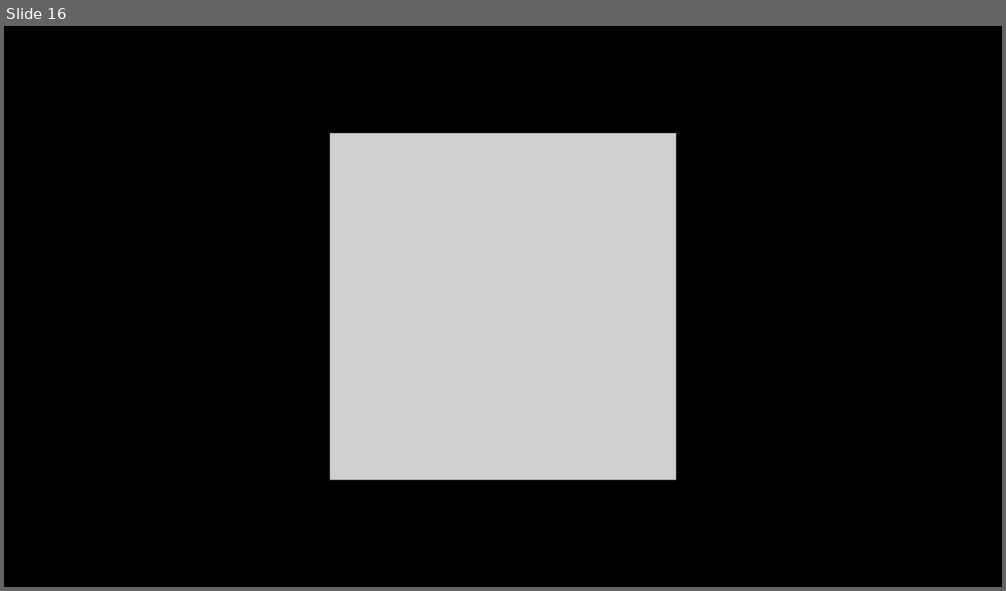
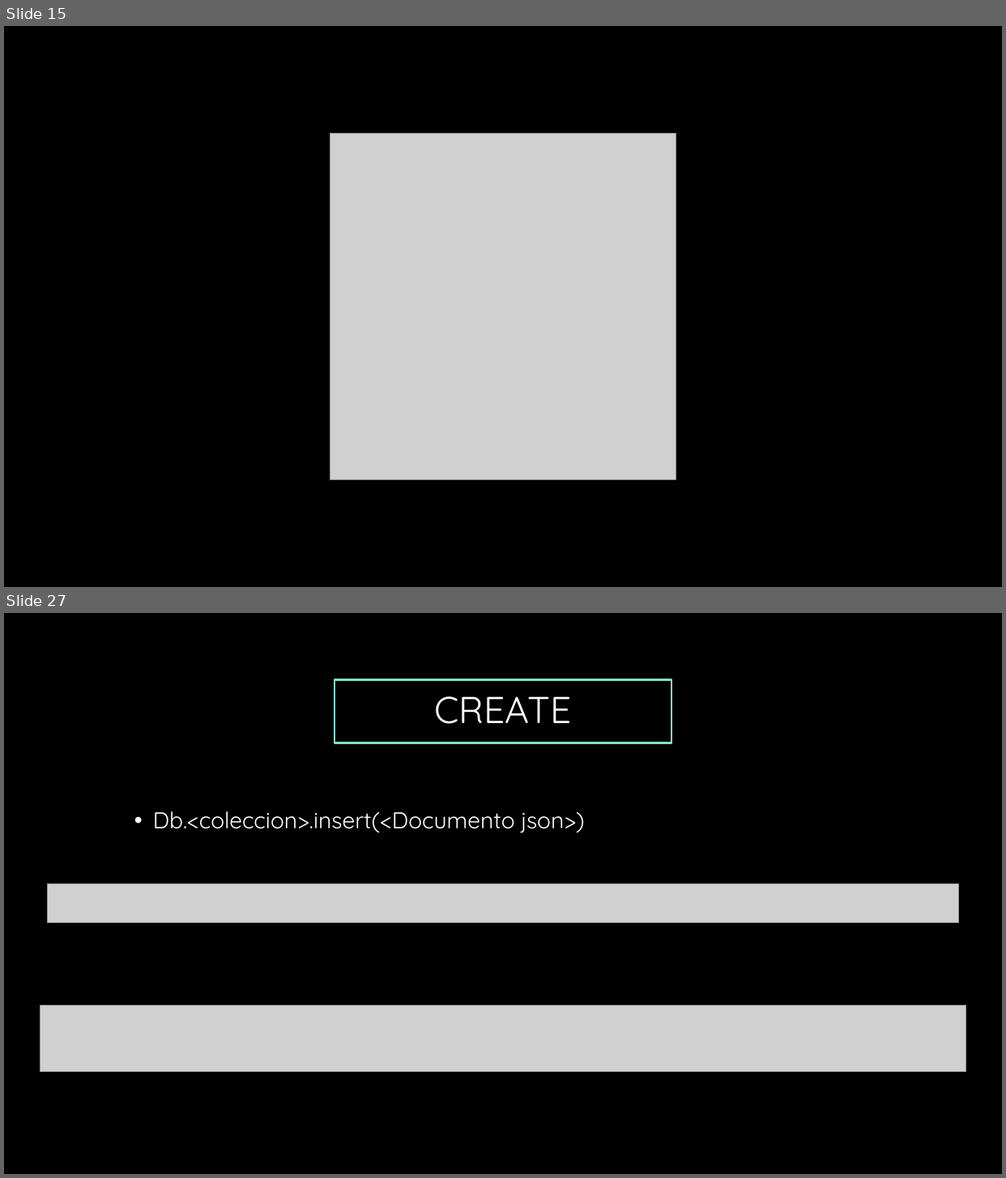
Before and after one commit to adchavesm/Curso-MongoDB, a slide deck: Introduccion a NoSql-Mongodb.pptx. Shown one above the other, each under a label of ours: slide 16 before the commit, slides 15 and 27 after it; the slides between them are not shown. The pictures are 1006x591 and 1006x1178 pixels, drawn with LibreOffice and Linux fonts; fonts in the diff are those of the drawing; grey boxes stand for pictures; background and template pictures are left out. Boxes give left, top, right and bottom in pixels: in the first picture for what was removed or moved away, otherwise in the second. Text is boxed around its words. In the diff, an @@ line names an element or a change of style, - is before the commit and + after.

```diff
--- a/Introduccion a NoSql-Mongodb.pptx
+++ b/Introduccion a NoSql-Mongodb.pptx
@@ slide 27 added at box(4, 613, 1002, 1174), background #000000 @@
@@ title added at box(335, 679, 671, 743), outline #82E0CD 2.25 pt, 36 pt, text #FFFFFF @@
+CREATE
@@ text added at box(153, 811, 585, 833), 22 pt, text #FFFFFF @@
+• Db.<coleccion>.insert(<Documento json>)
@@ picture added at box(48, 884, 959, 923) @@
@@ picture added at box(40, 1006, 966, 1072) @@
@@ what was slide 16 is now slide 15 @@
```
Also in this commit, not shown: 1 slide changed, 21 other slides added, 1 slide removed, 2 other files.
